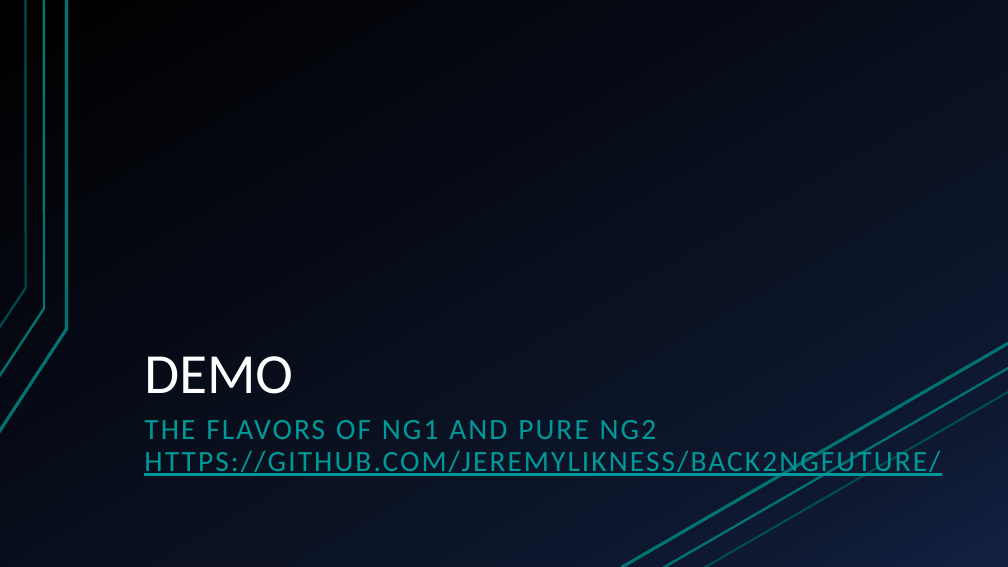
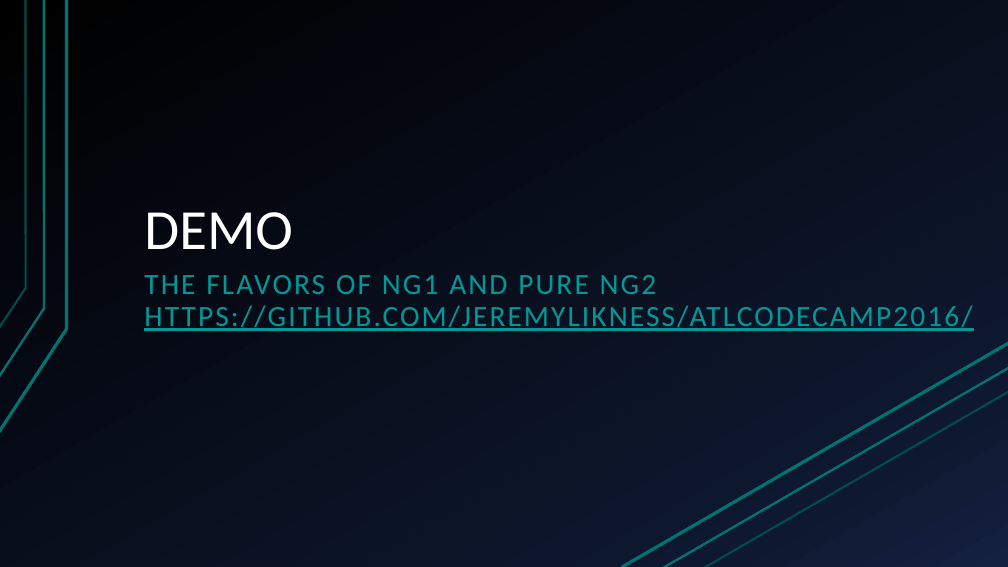
Before and after one commit to JeremyLikness/ATLCodeCamp2016, a slide deck: slide 8 of Likness - ng1 to ng2 - ATL Code Camp.pptx. Drawn at 1008x567 pixels with LibreOffice and Linux fonts; fonts in the diff are those of the drawing. Boxes give left, top, right and bottom in pixels: in the first picture for what was removed or moved away, otherwise in the second. Text is boxed around its words. In the diff, an @@ line names an element or a change of style, - is before the commit and + after.

Commit message:
Updates to deck and fix ng2-2 example

```diff
--- a/Likness - ng1 to ng2 - ATL Code Camp.pptx
+++ b/Likness - ng1 to ng2 - ATL Code Camp.pptx
@@ title "DEMO": place and size @@
-title "DEMO" at [144,356,293,394]
+title "DEMO" at [144,212,293,250]
@@ text "THE FLAVORS OF NG1 AND ...": place and size @@
-text "THE FLAVORS OF NG1 AND ..." at [144,420,940,479]
+text "THE FLAVORS OF NG1 AND ..." at [144,275,972,331]
@@ text at [144,305,972,331]: text changed @@
-HTTPS://GITHUB.COM/JEREMYLIKNESS/BACK2NGFUTURE/
+HTTPS://GITHUB.COM/JEREMYLIKNESS/ATLCODECAMP2016/
```
Also in this commit, not shown: 13 other files.
